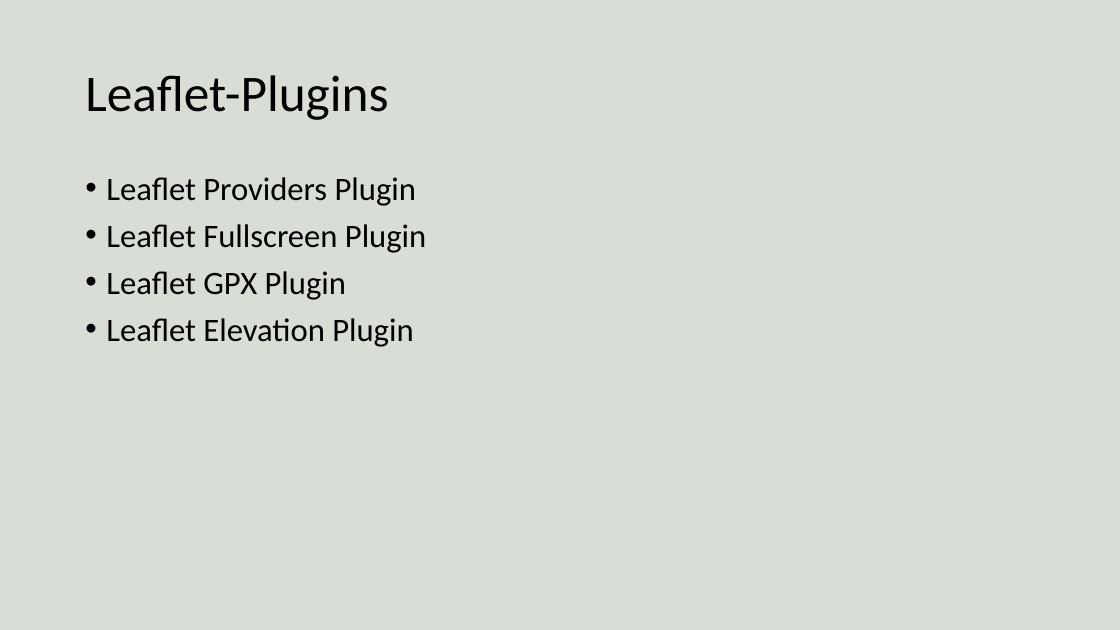
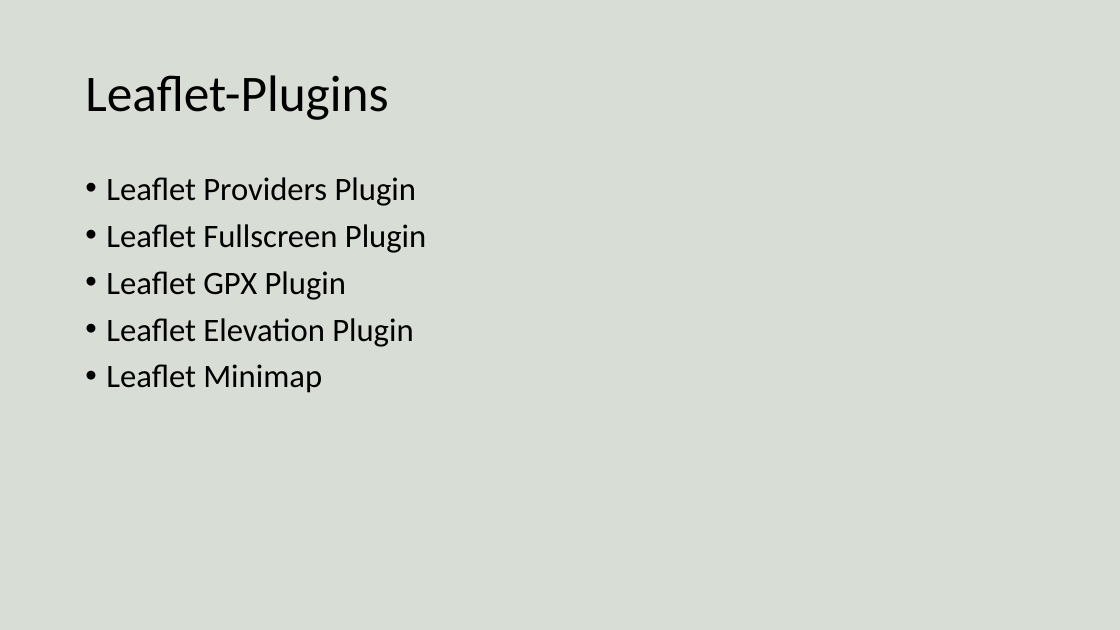
Before and after one commit to MoTouLaTirol/MoTouLaTirol.github.io, a slide deck: slide 3 of folien.pptx. Drawn at 1120x630 pixels with LibreOffice and Linux fonts; fonts in the diff are those of the drawing. Boxes give left, top, right and bottom in pixels: in the first picture for what was removed or moved away, otherwise in the second. Text is boxed around its words. In the diff, an @@ line names an element or a change of style, - is before the commit and + after.

```diff
--- a/folien.pptx
+++ b/folien.pptx
@@ text at bbox=[106, 364, 322, 393]: paragraph added @@
+• Leaflet Minimap
```
